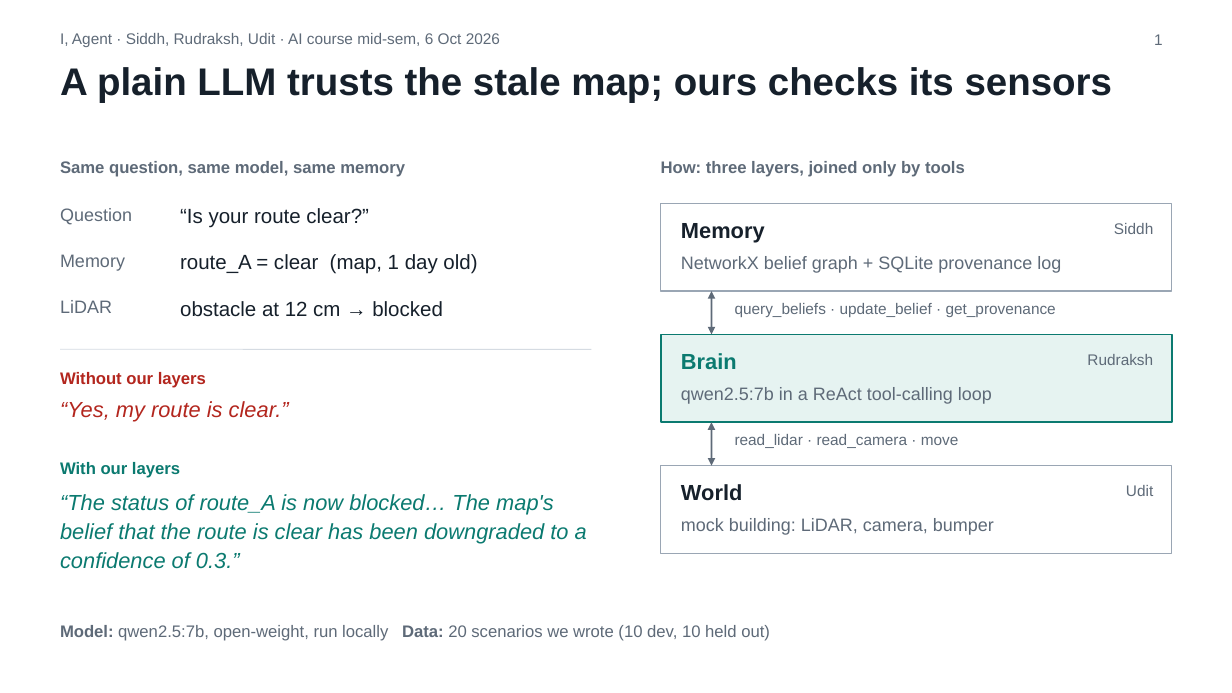
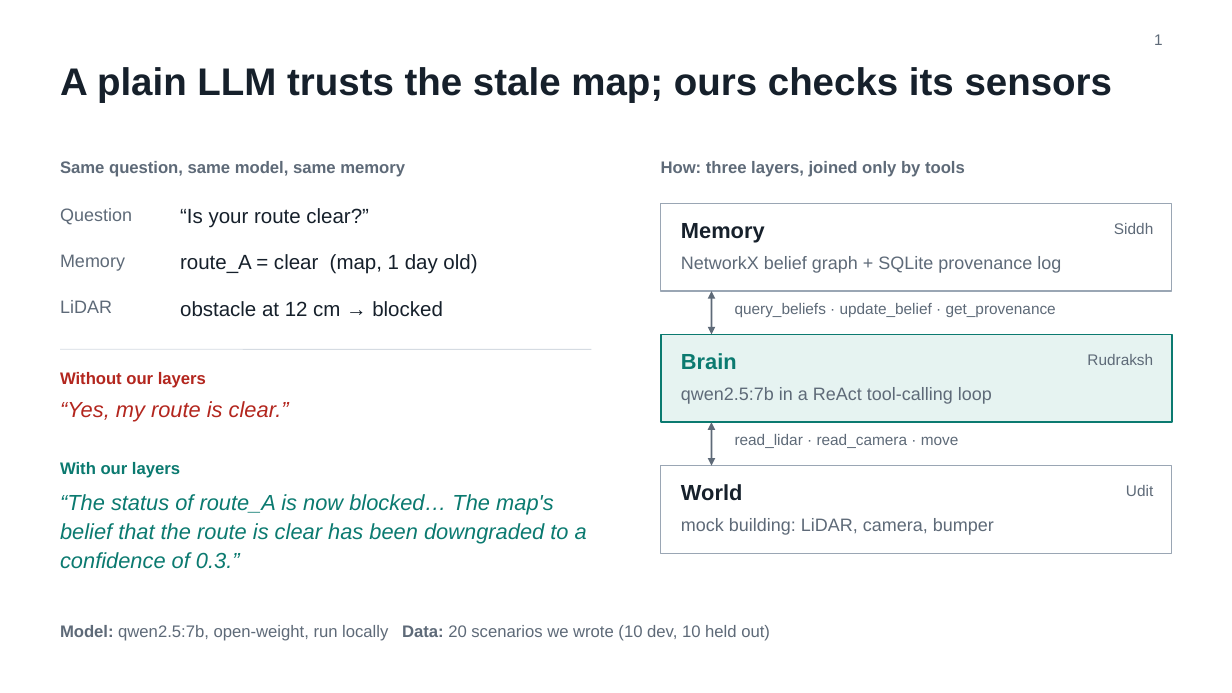
Before and after one commit to Sid-1806/I_Agent_AI_Project, a slide deck: slide 1 of I_Agent_FlashTalk.pptx. Drawn at 1232x693 pixels with LibreOffice and Linux fonts; fonts in the diff are those of the drawing. Boxes give left, top, right and bottom in pixels: in the first picture for what was removed or moved away, otherwise in the second. Text is boxed around its words. In the diff, an @@ line names an element or a change of style, - is before the commit and + after.

```diff
--- a/I_Agent_FlashTalk.pptx
+++ b/I_Agent_FlashTalk.pptx
@@ text removed at <box>60,33,500,47</box> @@
-I, Agent · Siddh, Rudraksh, Udit · AI course mid-sem, 6 Oct 2026
```
Also in this commit, not shown: 2 other slides changed.
